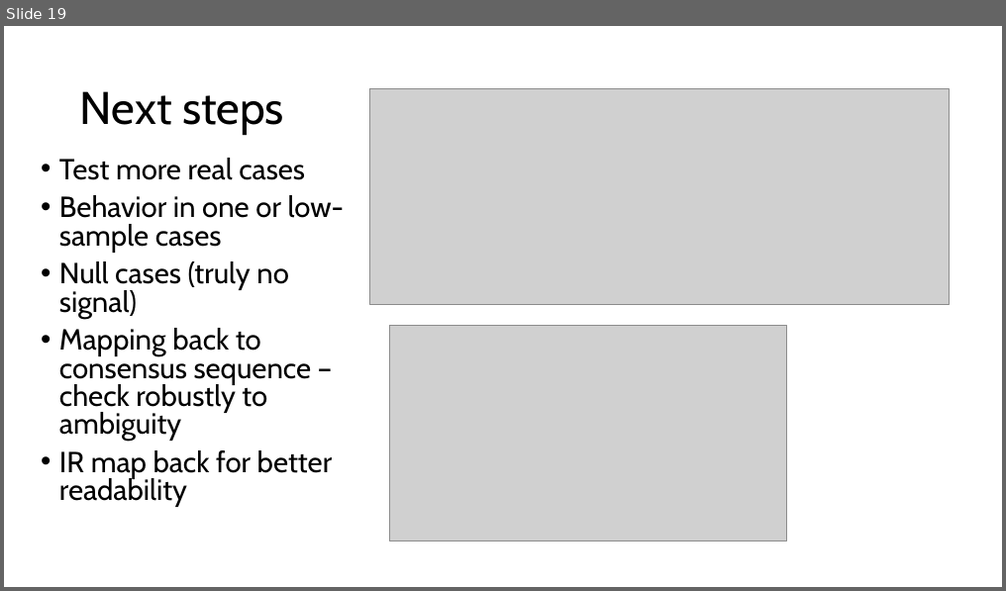
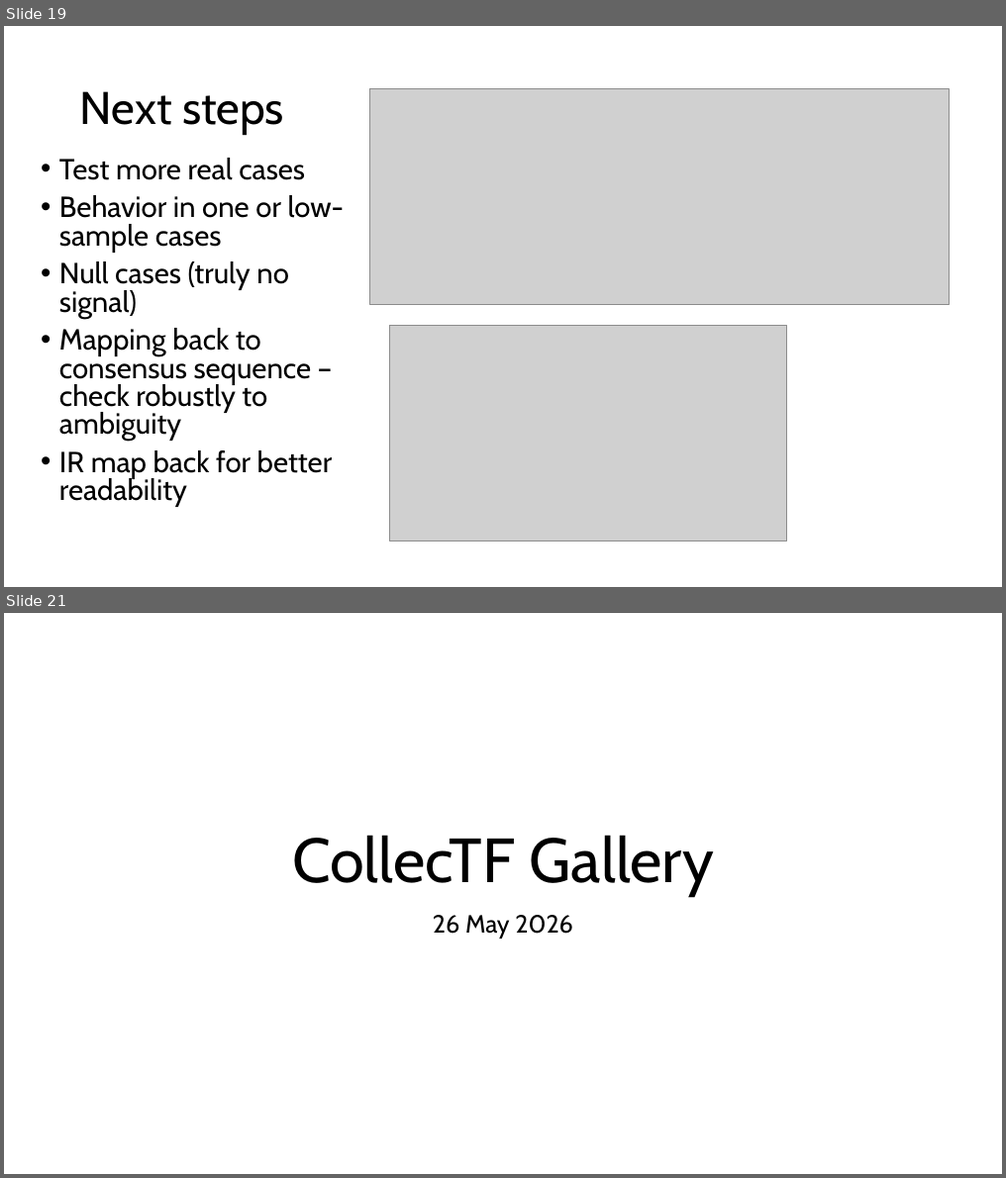
Before and after one commit to eshin21/drippy, a slide deck: Presentations/May Motif Gallery.pptx. Shown one above the other, each under a label of ours: slide 19 before the commit, slides 19 and 21 after it; the slides between them are not shown. The pictures are 1006x591 and 1006x1178 pixels, drawn with LibreOffice and Linux fonts; fonts in the diff are those of the drawing; grey boxes stand for pictures. Boxes give left, top, right and bottom in pixels: in the first picture for what was removed or moved away, otherwise in the second. Text is boxed around its words. In the diff, an @@ line names an element or a change of style, - is before the commit and + after.

```diff
--- a/Presentations/May Motif Gallery.pptx
+++ b/Presentations/May Motif Gallery.pptx
@@ slide 21 added at [4, 613, 1002, 1174], background #FFFFFF @@
@@ title added at [292, 835, 714, 897], 60 pt, text #000000 @@
+CollecTF Gallery
@@ subtitle added at [433, 915, 573, 939], 24 pt, text #000000 @@
+26 May 2026
```
Also in this commit, not shown: 2 slides changed, 2 other slides added, 18 other files.
